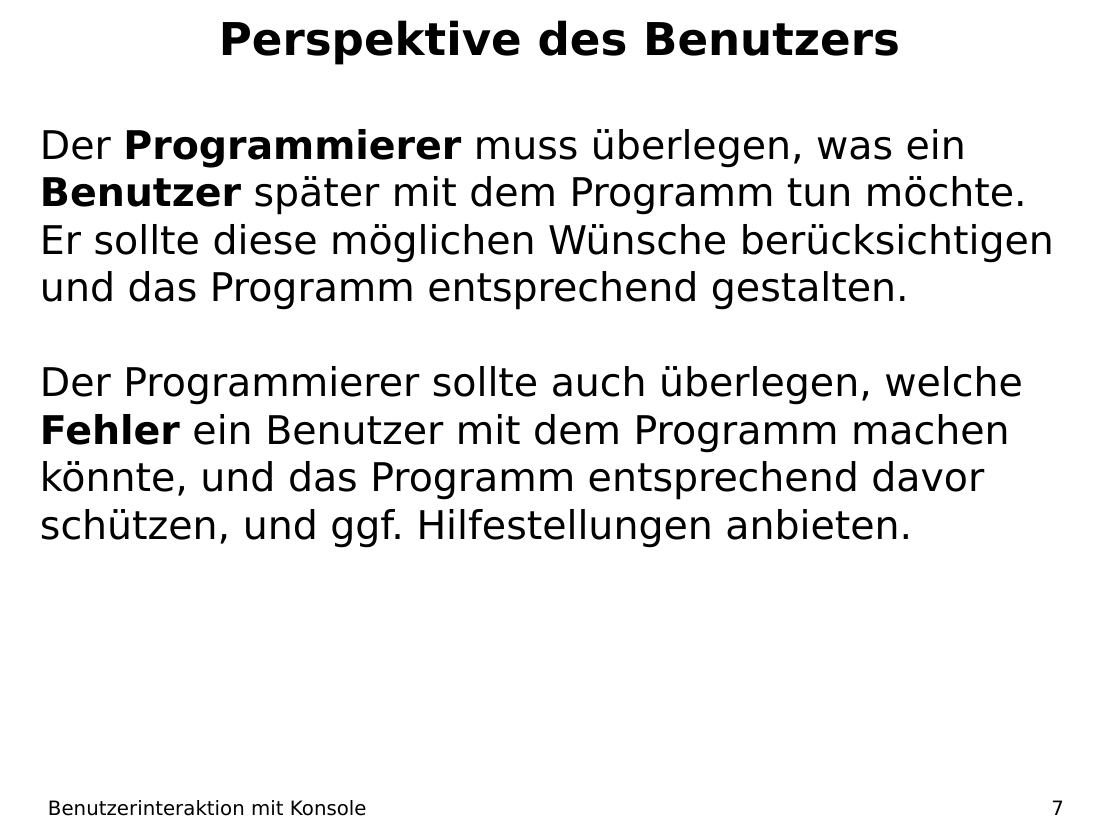
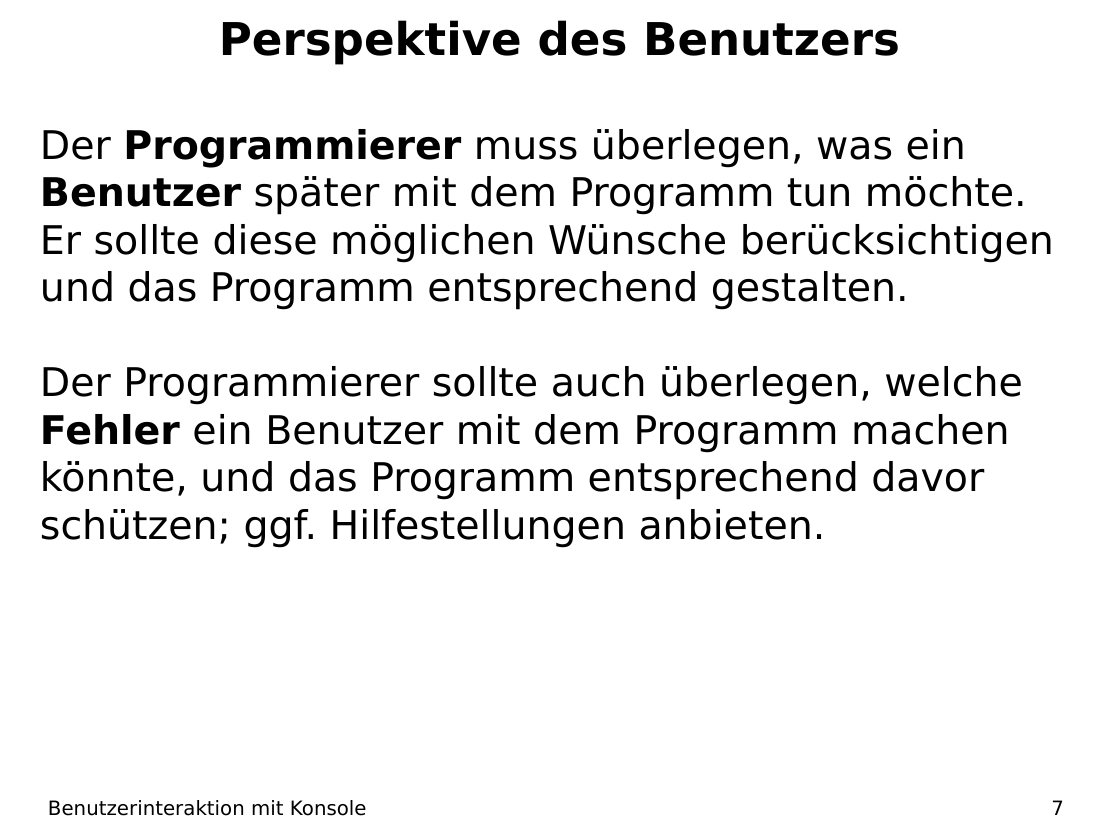
Before and after one commit to christianpothmann/Informatikunterricht, a slide deck: slide 7 of Java/02 Arrays/Arrays Source/01 Konsole/PR Benutzerschnittstelle.odp. Drawn at 1120x840 pixels with LibreOffice and Linux fonts; fonts in the diff are those of the drawing. Boxes give left, top, right and bottom in pixels: in the first picture for what was removed or moved away, otherwise in the second. Text is boxed around its words. In the diff, an @@ line names an element or a change of style, - is before the commit and + after.

```diff
--- a/Java/02 Arrays/Arrays Source/01 Konsole/PR Benutzerschnittstelle.odp
+++ b/Java/02 Arrays/Arrays Source/01 Konsole/PR Benutzerschnittstelle.odp
@@ text at [40,366,1023,547]: text changed @@
-Der Programmierer sollte auch überlegen, welche Fehler ein Benutzer mit dem Programm machen könnte, und das Programm entsprechend davor schützen, und ggf. Hilfestellungen anbieten.
+Der Programmierer sollte auch überlegen, welche Fehler ein Benutzer mit dem Programm machen könnte, und das Programm entsprechend davor schützen; ggf. Hilfestellungen anbieten.
```
Also in this commit, not shown: 1 other slide changed, 50 other files.
